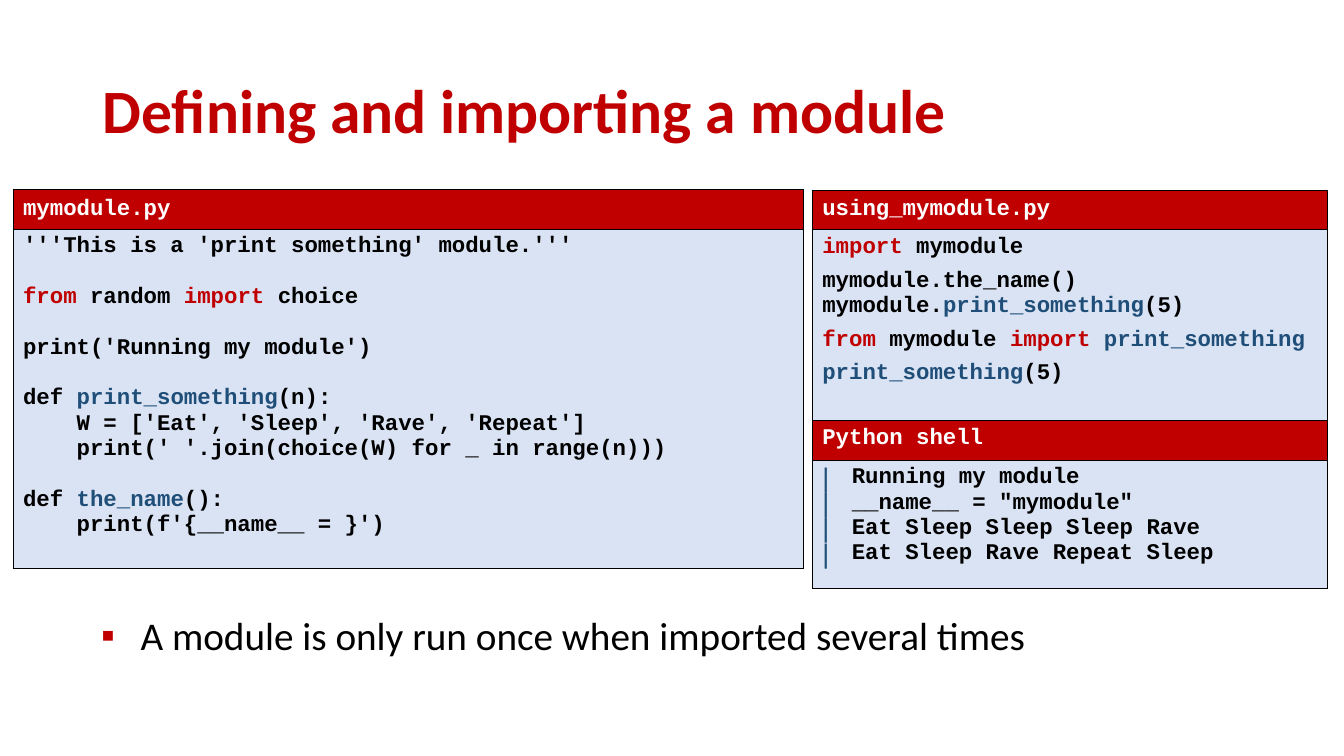
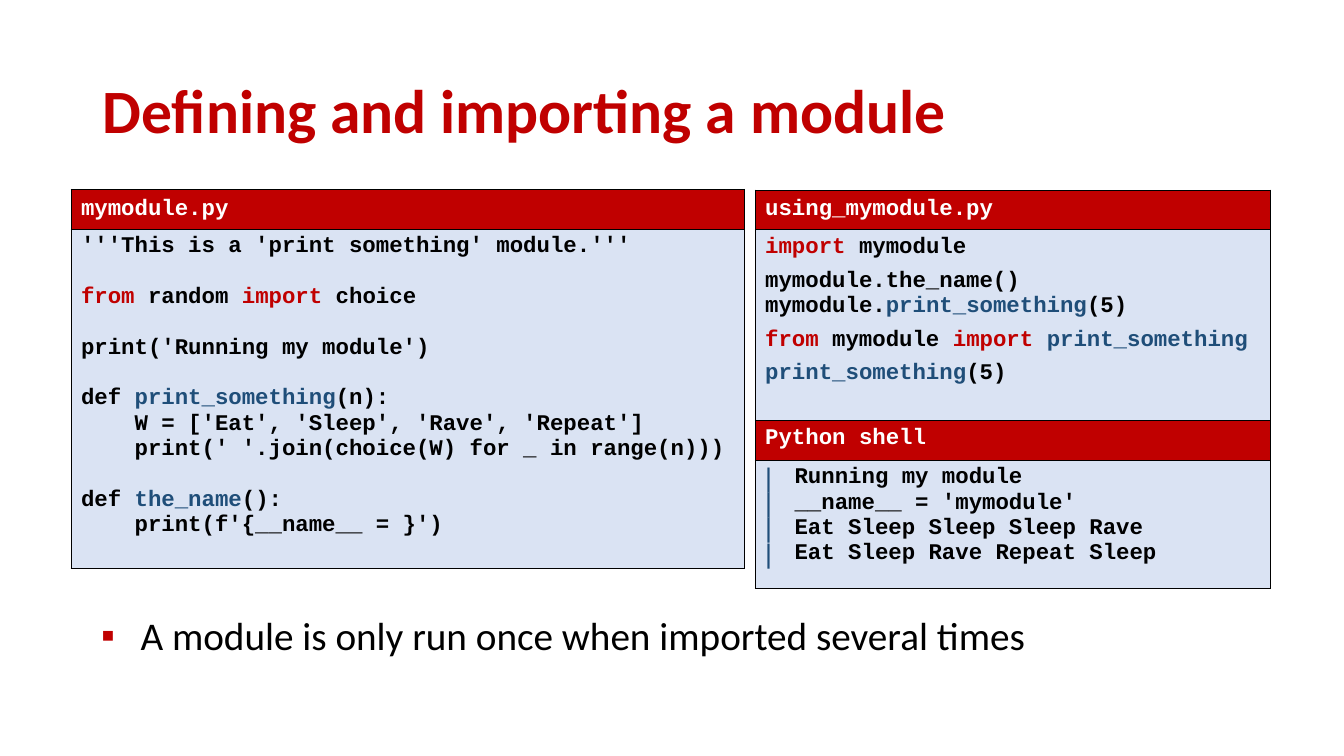
Before and after one commit to gsbrodal/gsbrodal.github.io, a slide deck: slide 3 of ipsa/slides/modules.pptx. Drawn at 1344x756 pixels with LibreOffice and Linux fonts; fonts in the diff are those of the drawing. Boxes give left, top, right and bottom in pixels: in the first picture for what was removed or moved away, otherwise in the second. Text is boxed around its words. In the diff, an @@ line names an element or a change of style, - is before the commit and + after.

Commit message:
all-slides-with-answers.pdf all-slides.pdf code.zip modules.pdf modules.pptx

```diff
--- a/ipsa/slides/modules.pptx
+++ b/ipsa/slides/modules.pptx
@@ table: place and size @@
-table at [13, 190, 804, 589]
+table at [71, 190, 744, 589]
@@ table at [755, 190, 1270, 588] @@
@@ row 4, column 1: "Running my module / __name__ = "mymodule" / Eat Sleep Sleep Sleep Rave / Eat Sleep Rave Repeat Sleep" to "Running my module / __name__ = 'mymodule' / Eat Sleep Sleep Sleep Rave / Eat Sleep Rave Repeat Sleep" @@
@@ table: place and size @@
-table at [813, 190, 1328, 588]
+table at [755, 190, 1270, 588]
```
Also in this commit, not shown: 10 other slides changed, 4 other files.
